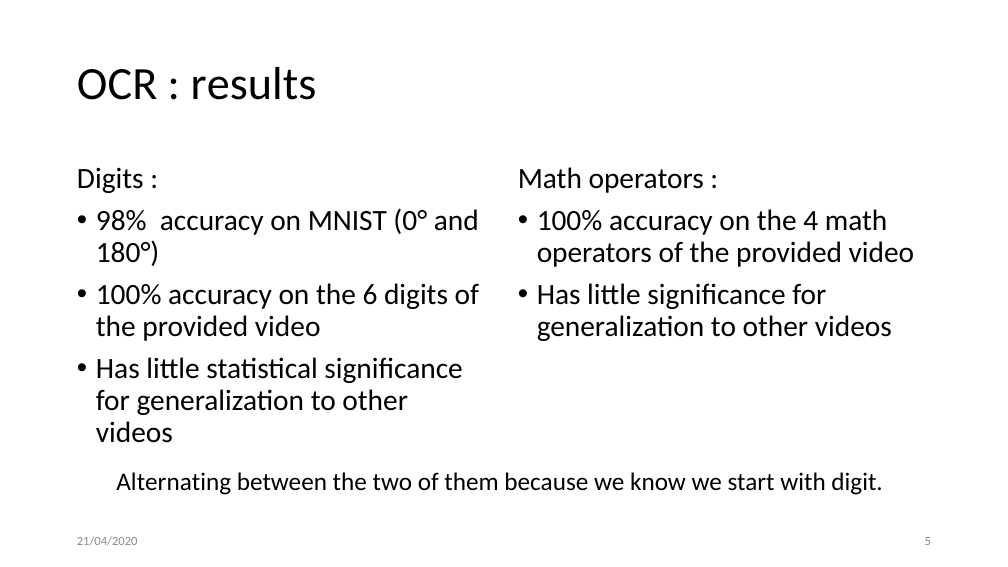
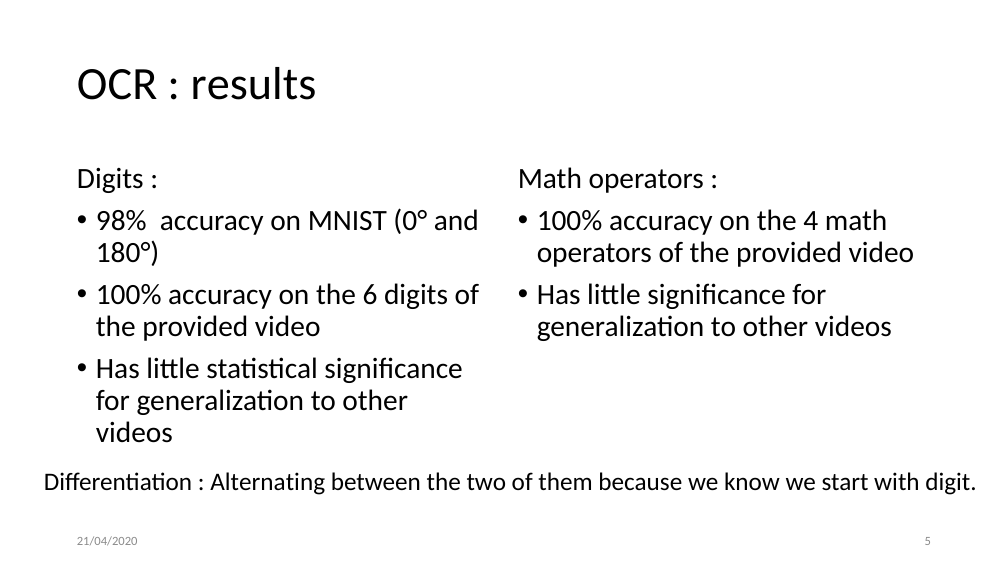
Before and after one commit to JambonSama/image_analysis_and_pattern_recognition_labs, a slide deck: slide 5 of project/presentation.pptx. Drawn at 1008x567 pixels with LibreOffice and Linux fonts; fonts in the diff are those of the drawing; background and template pictures are left out. Boxes give left, top, right and bottom in pixels: in the first picture for what was removed or moved away, otherwise in the second. Text is boxed around its words. In the diff, an @@ line names an element or a change of style, - is before the commit and + after.

```diff
--- a/project/presentation.pptx
+++ b/project/presentation.pptx
@@ text at (44,472,976,495): text changed @@
-Alternating between the two of them because we know we start with digit.
+Differentiation : Alternating between the two of them because we know we start with digit.
```
Also in this commit, not shown: 1 other slide changed.
